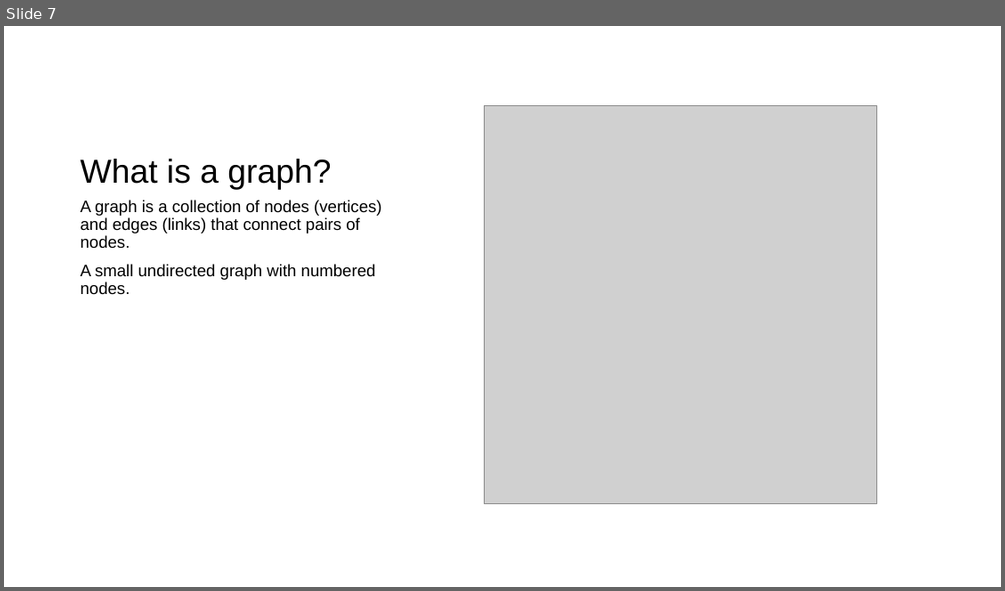
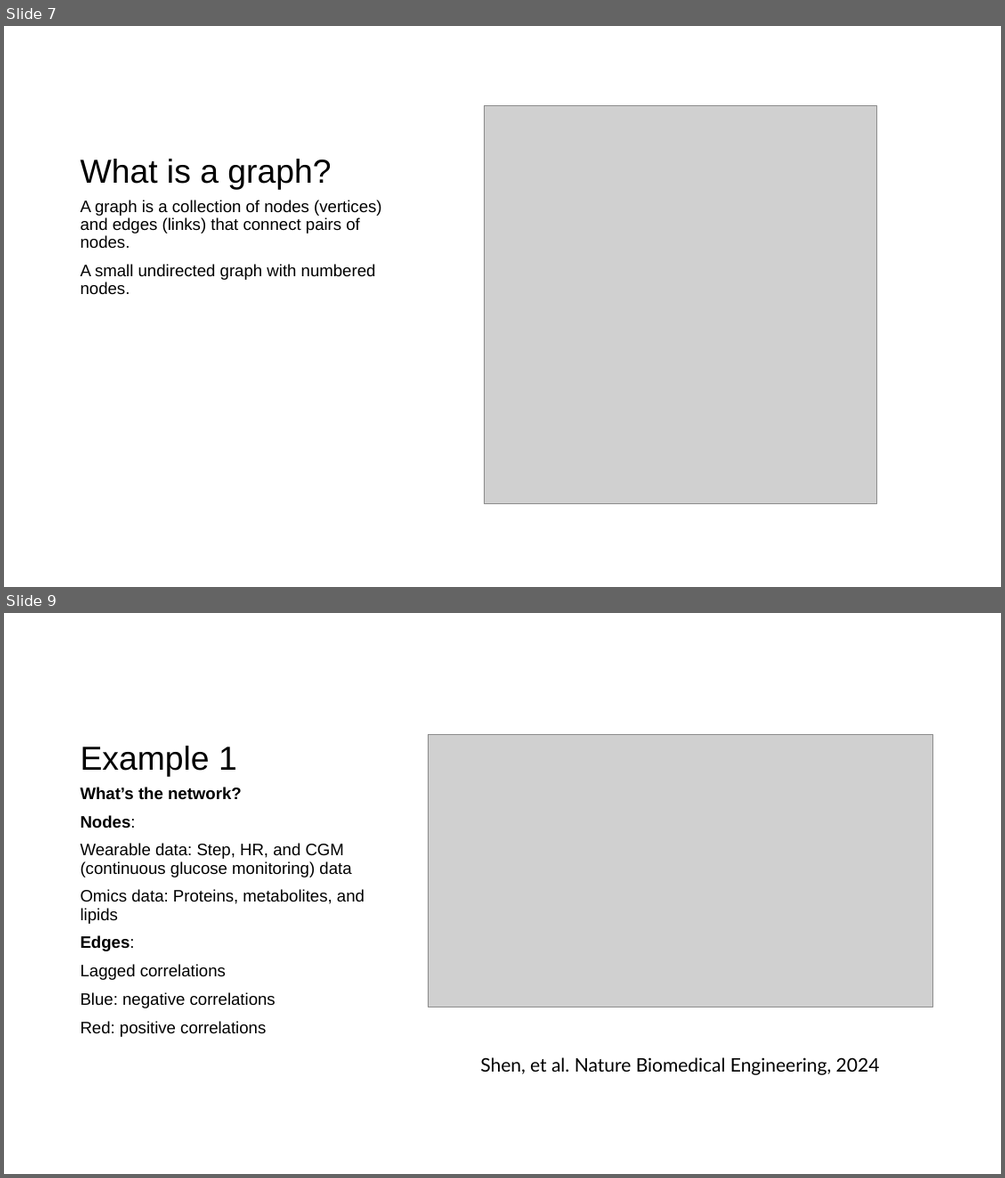
Before and after one commit to jaspershen-lab/MD7115-NTU, a slide deck: 3_materials/MD7115-Xiaotao.pptx. Shown one above the other, each under a label of ours: slide 7 before the commit, slides 7 and 9 after it; the slides between them are not shown. The pictures are 1005x591 and 1005x1178 pixels, drawn with LibreOffice and Linux fonts; fonts in the diff are those of the drawing; grey boxes stand for pictures; background and template pictures are left out. Boxes give left, top, right and bottom in pixels: in the first picture for what was removed or moved away, otherwise in the second. Text is boxed around its words. In the diff, an @@ line names an element or a change of style, - is before the commit and + after.

```diff
--- a/3_materials/MD7115-Xiaotao.pptx
+++ b/3_materials/MD7115-Xiaotao.pptx
@@ slide 9 added at bbox=[4, 613, 1001, 1174], background #FFFFFF @@
@@ title added at bbox=[81, 746, 237, 777], 32 pt, text #000000 @@
+Example 1
@@ picture added at bbox=[428, 734, 933, 1006] @@
@@ text added at bbox=[81, 787, 364, 1037], 16 pt, text #000000 @@
+What’s the network?
+Nodes:
+Wearable data: Step, HR, and CGM (continuous glucose monitoring) data
+Omics data: Proteins, metabolites, and lipids
+Edges:
+Lagged correlations
+Blue: negative correlations
+Red: positive correlations
@@ text added at bbox=[480, 1057, 880, 1075], 18 pt, text #000000 @@
+Shen, et al. Nature Biomedical Engineering, 2024
```
Also in this commit, not shown: 2 other slides added, 4 other files.
